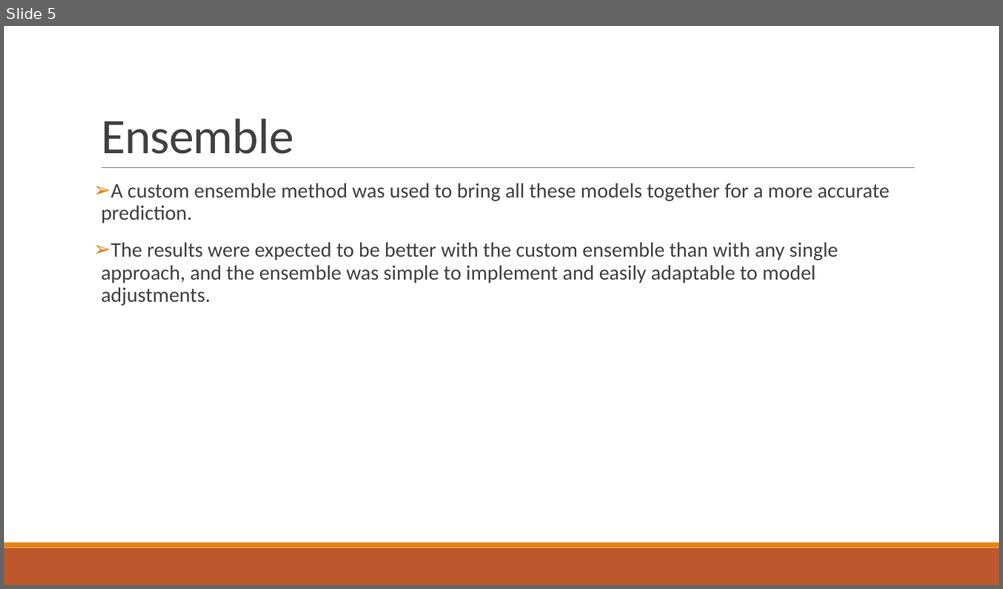
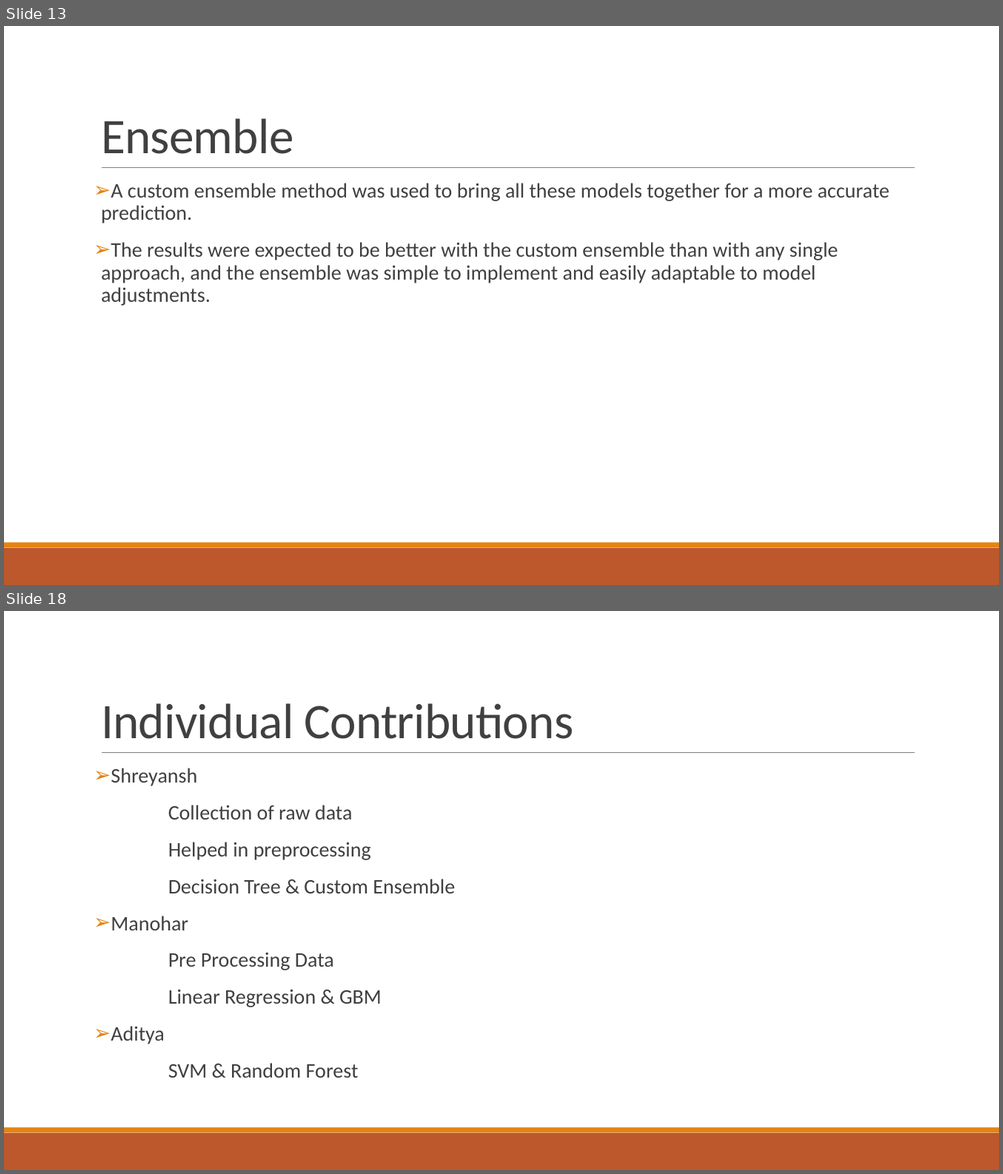
Before and after one commit to HarshCic/Minor-Project, a slide deck: Report & PPT/MinorProject.pptx. Shown one above the other, each under a label of ours: slide 5 before the commit, slides 13 and 18 after it; the slides between them are not shown. The pictures are 1003x589 and 1003x1174 pixels, drawn with LibreOffice and Linux fonts; fonts in the diff are those of the drawing. Boxes give left, top, right and bottom in pixels: in the first picture for what was removed or moved away, otherwise in the second. Text is boxed around its words. In the diff, an @@ line names an element or a change of style, - is before the commit and + after.

```diff
--- a/Report & PPT/MinorProject.pptx
+++ b/Report & PPT/MinorProject.pptx
@@ slide 18 added at [4,611,999,1170], background #FFFFFF; not listed: 3 template elements that a slide beside it also shows @@
@@ title added at [101,703,573,739], 48 pt, text #404040 @@
+Individual Contributions
@@ text added at [111,768,455,1078], 20 pt, text #404040 @@
+➢ Shreyansh
+Collection of raw data
+Helped in preprocessing
+Decision Tree & Custom Ensemble
+➢ Manohar
+Pre Processing Data
+Linear Regression & GBM
+➢ Aditya
+SVM & Random Forest
@@ what was slide 5 is now slide 13 @@
```
Also in this commit, not shown: 2 slides changed, 11 other slides added, 1 other file.
